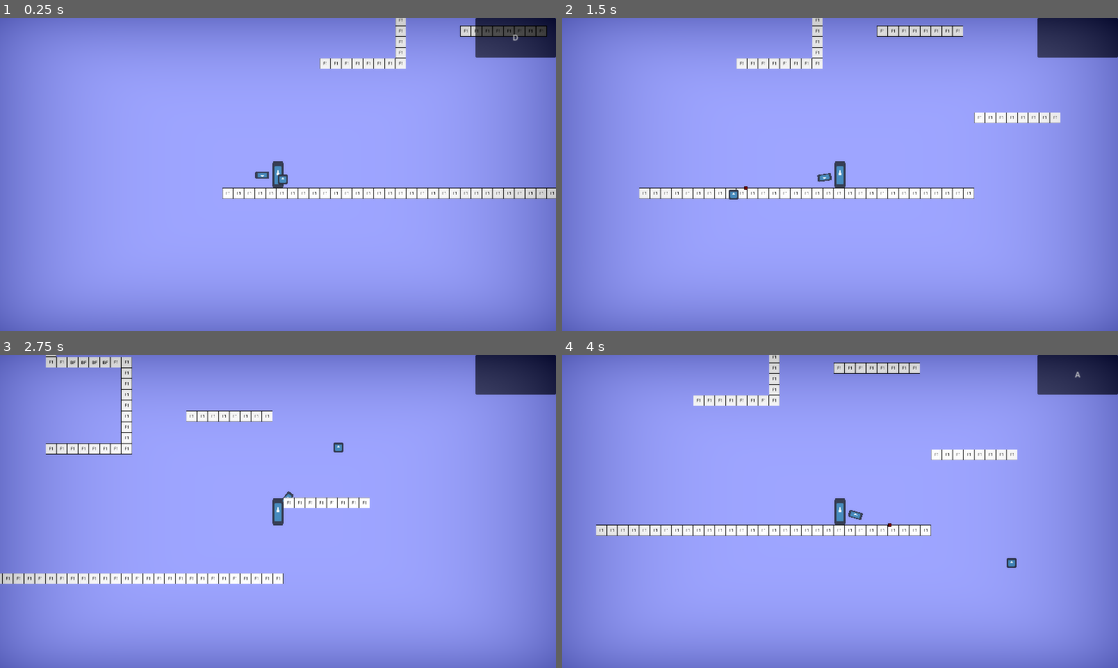
Above: before the commit, frames 1-4 (two rows, left to right).
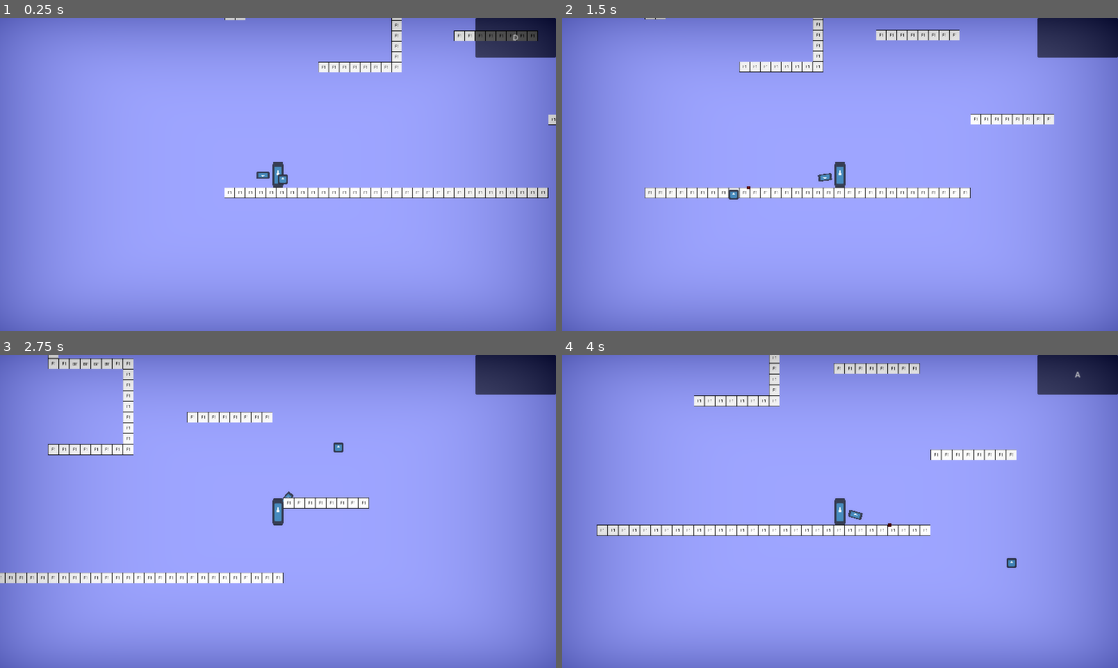
Above: after the commit, the same moments.

Repository: Juanxpeke/GD-Pirate
Game: Godot game, scene res://Core/Map/Levels/TutorialLevel.tscn
Two runs of this game, one before a commit and one after it. Both use one fixed random seed, a clock stepped at 60 frames per second and the inputs below. The engine's default icon, where the game draws it, is replaced by a stand-in: a white triangle on a blue panel in a dark square.
Inputs (mouse positions are in pixels of both pictures, inside the frame that each line leads up to):
- Up to frame 1 (0.25 s): no input
- Up to frame 2 (1.5 s): move the mouse to (962, 158) at 0.52 s; press the mouse at (962, 158) at 0.53 s; move the mouse to (728, 190) at 1.27 s; release the mouse at (728, 190) at 1.28 s; click (728, 190) at 1.35 s
- Up to frame 3 (2.75 s): move the mouse to (333, 442) at 2.02 s; press the mouse at (333, 442) at 2.03 s
- Up to frame 4 (4 s): move the mouse to (812, 574) at 2.77 s; release the mouse at (812, 574) at 2.78 s; click (812, 574) at 2.85 s; move the mouse to (1006, 558) at 3.52 s; press the mouse at (1006, 558) at 3.53 s

The runs differ from the first frame. In frame 1, 2.3% of the frame differs, in the area x 40-100%, y 0-58%; in frame 2, 2.4%, in the area x 13-90%, y 0-58%; in frame 3, 2.0%; in frame 4, 1.0%.

Commit message:
Added basic stun logic

Diff:
--- a/Core/Entities/DumbFriend.gd
+++ b/Core/Entities/DumbFriend.gd
@@ -17,7 +17,7 @@
 	## TODO
 	STOMP,
 	## TODO
-	RANDOM
+	RANDOM,
 }
 ## TODO
 enum CharacterKey {
@@ -28,11 +28,7 @@
 	## TODO
 	GO_RIGHT,
 	## TODO
-	JUMP,
-	## TODO
 	STOMP,
-	## TODO
-	CHANGE_WEAPON
 }
 #endregion Enums
 
@@ -63,6 +59,9 @@
 const MIN_RANDOM_KEY_TIME : float = 1.0
 ## TODO
 const MAX_RANDOM_KEY_TIME : float = 4.0
+
+## TODO
+const STUN_TIME : float = 2.0
 
 ## TODO
 const CHARACTER_KEYS_DATA = {
@@ -100,8 +99,6 @@
 		if is_inside_tree():
 			_behaviour_mode_initialization()
 			LogManager.character_log("Behaviour mode set to %s" % behaviour_mode)
-		else:
-			pass
 #endregion Exports Variables
 
 #region Public Variables
@@ -123,12 +120,16 @@
 			_stomp_area.monitoring = false
 
 		_character_key = new_character_key
+
+var _stunned : bool = false
 #endregion Private Variables
 
 #region On Ready Variables
-@onready var _stomp_area       : Area2D = %StompArea
-@onready var _random_key_timer : Timer  = %RandomKeyTimer
-@onready var _random_key_label : Label  = %RandomKeyLabel
+@onready var _grappling_hook   : GrapplingHook = %GrapplingHook
+@onready var _stomp_area       : Area2D        = %StompArea
+@onready var _stunnable_area   : Area2D        = %StunnableArea
+@onready var _random_key_timer : Timer         = %RandomKeyTimer
+@onready var _random_key_label : Label         = %RandomKeyLabel
 #endregion On Ready Variables
 
 #region Built-in Virtual Methods
@@ -160,11 +161,12 @@
 
 func _physics_process_movement(delta : float) -> void:
 	var horizontal_movement_direction = Vector2.ZERO
-	match _character_key:
-		CharacterKey.GO_LEFT:
-			horizontal_movement_direction = Vector2.LEFT
-		CharacterKey.GO_RIGHT:
-			horizontal_movement_direction = Vector2.RIGHT
+	if not _stunned:
+		match _character_key:
+			CharacterKey.GO_LEFT:
+				horizontal_movement_direction = Vector2.LEFT
+			CharacterKey.GO_RIGHT:
+				horizontal_movement_direction = Vector2.RIGHT
 
 	if is_on_floor():
 		velocity += horizontal_movement_direction * HORIZONTAL_MOVEMENT_ACCELERATION_ON_FLOOR * delta
@@ -177,7 +179,7 @@
 
 	velocity += get_gravity() * delta
 
-	if _character_key == CharacterKey.STOMP:
+	if _character_key == CharacterKey.STOMP and not _stunned:
 		velocity.x = move_toward(velocity.x, 0.0, delta * STOMP_HORIZONTAL_FRICTION)
 		velocity.y += STOMP_VERTICAL_ACCELERATION * delta
 
@@ -207,12 +209,30 @@
 			dumb_tile_map_layer.erase_cell(coords)
 			stomped_tile.emit()
 
+func _on_stunnable_area_shape_entered(body_rid : RID, body : Node2D, _body_shape_index : int, _local_shape_index : int) -> void:
+	if body is DumbTileMapLayer:
+		var dumb_tile_map_layer : DumbTileMapLayer = body
+
+		var coords := dumb_tile_map_layer.get_coords_for_body_rid(body_rid)
+
+		var tile_data := dumb_tile_map_layer.get_cell_tile_data(coords)
+
+		if tile_data.get_custom_data("Can Stun") and not _stunned:
+			_stunned = true
+			_grappling_hook.holding = false
+			_grappling_hook.enabled = false
+			var timer := get_tree().create_timer(STUN_TIME)
+			await timer.timeout
+			_grappling_hook.enabled = true
+			_stunned = false
+
 func _on_random_key_timer_timeout() -> void:
 	_set_random_character_key()
 #endregion Callbacks
 #region Initialization
 func _initial_connections() -> void:
 	_stomp_area.body_shape_entered.connect(_on_stomp_area_shape_entered)
+	_stunnable_area.body_shape_entered.connect(_on_stunnable_area_shape_entered)
 	_random_key_timer.timeout.connect(_on_random_key_timer_timeout)
 
 func _initial_setup() -> void:
@@ -229,7 +249,7 @@
 			_character_key = CharacterKey.STOMP
 		BehaviourMode.RANDOM:
 			var timer := get_tree().create_timer(INITIAL_IDLE_TIME)
-			await timer.timeout
+			await timer.timeout ## NOTE: This can lead to a bug when multiple initialization
 			_set_random_character_key()
 #endregion Initialization
 
--- a/Core/Entities/DumbFriend.tscn
+++ b/Core/Entities/DumbFriend.tscn
@@ -11,6 +11,10 @@
 
 [sub_resource type="RectangleShape2D" id="RectangleShape2D_0wkx7"]
 size = Vector2(50, 20)
+
+[sub_resource type="CapsuleShape2D" id="CapsuleShape2D_gyh0c"]
+radius = 17.6
+height = 88.0
 
 [node name="DumbFriend" type="CharacterBody2D"]
 script = ExtResource("1_sur7k")
@@ -29,6 +33,7 @@
 [node name="GrapplingHookPivot" type="Node2D" parent="."]
 
 [node name="GrapplingHook" parent="GrapplingHookPivot" node_paths=PackedStringArray("character", "pivot", "camera") instance=ExtResource("3_jfa0e")]
+unique_name_in_owner = true
 position = Vector2(30, 0)
 character = NodePath("../..")
 pivot = NodePath("..")
@@ -45,6 +50,12 @@
 
 [node name="CollisionShape" type="CollisionShape2D" parent="StompArea"]
 shape = SubResource("RectangleShape2D_0wkx7")
+
+[node name="StunnableArea" type="Area2D" parent="."]
+unique_name_in_owner = true
+
+[node name="CollisionShape" type="CollisionShape2D" parent="StunnableArea"]
+shape = SubResource("CapsuleShape2D_gyh0c")
 
 [node name="RandomKeyTimer" type="Timer" parent="."]
 unique_name_in_owner = true
--- a/Core/Entities/GrapplingHook.gd
+++ b/Core/Entities/GrapplingHook.gd
@@ -43,6 +43,8 @@
 #endregion Exports Variables
 
 #region Public Variables
+## TODO
+var enabled : bool = true
 ## TODO
 var holding : bool = false
 ## TODO
@@ -130,7 +132,7 @@
 
 
 func _input(event : InputEvent) -> void:
-	if event.is_action_pressed("left_click") and _ray_cast.is_colliding() and not holding:
+	if enabled and event.is_action_pressed("left_click") and _ray_cast.is_colliding() and not holding:
 		var collision_point := _ray_cast.get_collision_point()
 
 		if can_hold:
--- a/Core/GUI/MainMenu.tscn
+++ b/Core/GUI/MainMenu.tscn
@@ -45,6 +45,8 @@
 border_width_right = 2
 border_width_bottom = 2
 border_color = Color(0.0981292, 0.298289, 0.727521, 1)
+corner_radius_top_left = 4
+corner_radius_top_right = 4
 
 [sub_resource type="StyleBoxFlat" id="StyleBoxFlat_41820"]
 bg_color = Color(0.952941, 0.941176, 0.866667, 1)
--- a/Core/Map/Levels/TutorialLevel.tscn
+++ b/Core/Map/Levels/TutorialLevel.tscn
@@ -33,7 +33,7 @@
 position = Vector2(128, 585)
 
 [node name="DumbTileMapLayer" parent="." instance=ExtResource("3_gihg5")]
-tile_map_data = PackedByteArray("AAAMABQAAAAAAAAAAAANABQAAAA …(1824 unchanged characters)… AAAAAAAALAAgAAAAAAAAAAAAKAAgAAAAAAAAAAAA=")
+tile_map_data = PackedByteArray("AAAMABQAAAAAAAAAAAANABQAAAA …(1824 unchanged characters)… AAAAAAAALAAgAAAAAAAAAAAAKAAgAAAAAAAAAAAABAAMAAAADAAAAAAABAAIAAAADAAAAAAAAAAIAAAADAAAAAAAAAAMAAAADAAAAAAA=")
 
 [node name="ScriptedAreas" type="Node2D" parent="."]
 
--- a/Core/Map/TileMap/DumbTileSet.tres
+++ b/Core/Map/TileMap/DumbTileSet.tres
@@ -14,10 +14,15 @@
 2:0/0/custom_data_0 = true
 1:0/0 = 0
 1:0/0/modulate = Color(1, 1, 1, 0.396078)
+3:0/0 = 0
+3:0/0/physics_layer_0/polygon_0/points = PackedVector2Array(-16, -16, 16, -16, 16, 16, -16, 16)
+3:0/0/custom_data_1 = true
 
 [resource]
 tile_size = Vector2i(32, 32)
 physics_layer_0/collision_layer = 1
 custom_data_layer_0/name = "Breakable"
 custom_data_layer_0/type = 1
+custom_data_layer_1/name = "Can Stun"
+custom_data_layer_1/type = 1
 sources/0 = SubResource("TileSetAtlasSource_u10qv")
Not shown: 1 places in Core/Entities/DumbFriend.tscn that only renumber resources
Binary file changed: Core/Map/TileMap/DumbTileSet.png
Not shown, changed: Krita/DumbTileSet.kra
